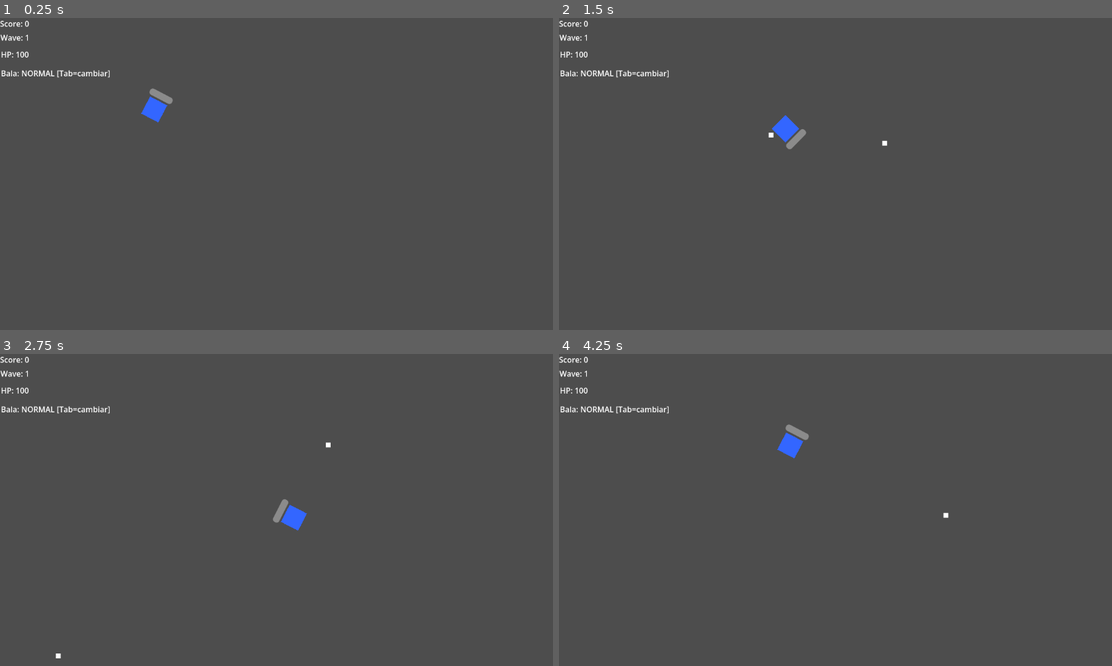
Above: before the commit, frames 1-4 (two rows, left to right).
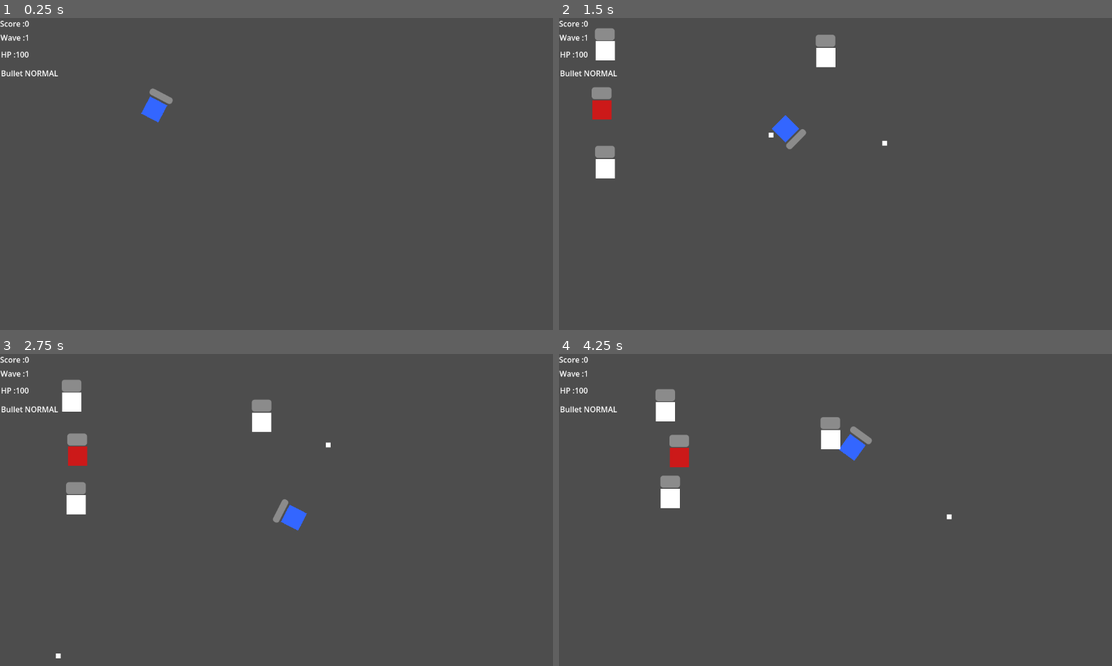
Above: after the commit, the same moments.

Repository: lvaldivia/topicos_videojuegos2026
Game: Godot game, scene res://scenes/Main.tscn
The game is run twice, just before and just after one commit, with the same random seed, the same clock (stepped at 60 frames per second) and the same inputs.
Inputs (mouse positions are in pixels of both pictures, inside the frame that each line leads up to):
- Up to frame 1 (0.25 s): no input
- Up to frame 2 (1.5 s): tap Enter at 0.5 s; move the mouse to (957, 158) at 0.52 s; hold Right (ui_right) 0.53-1.28 s; click (957, 158) at 0.6 s; move the mouse to (724, 189) at 1.27 s; hold Down (ui_down) from 1.28 s (still down); click (724, 189) at 1.35 s
- Up to frame 3 (2.75 s): move the mouse to (331, 441) at 2.02 s; release Down (ui_down) at 2.03 s; hold Right (ui_right) from 2.03 s (still down); click (331, 441) at 2.1 s
- Up to frame 4 (4.25 s): move the mouse to (807, 572) at 2.77 s; release Right (ui_right) at 2.78 s; hold Up (ui_up) 2.78-3.53 s; click (807, 572) at 2.85 s; move the mouse to (1001, 556) at 3.52 s; hold Left (ui_left) from 3.53 s (still down); click (1001, 556) at 3.6 s

The runs differ from the first frame. In frame 1, 0.2% of the frame differs, in the area x 1-20%, y 1-20%; in frame 2, 1.7%; in frame 3, 1.6%; in frame 4, 2.3%, in the area x 1-72%, y 1-54%.

Commit message:
patrones factory, singleton, facade, builder, prototyp

Diff:
--- /dev/null
+++ b/Clase05/scenes/enemies/BossEnemy.tscn
@@ -0,0 +1,26 @@
+[gd_scene format=3 uid="uid://b2wi2jr1tpgpm"]
+
+[ext_resource type="Script" uid="uid://cdsa7bfg68hm0" path="res://scripts/Objects/Enemy/BossEnemy.gd" id="1_y4372"]
+
+[sub_resource type="RectangleShape2D" id="RectangleShape2D_0cjhk"]
+size = Vector2(38, 39)
+
+[node name="BossEnemy" type="CharacterBody2D" unique_id=1898276045]
+script = ExtResource("1_y4372")
+
+[node name="CollisionShape2D" type="CollisionShape2D" parent="." unique_id=1202151700]
+position = Vector2(0, -0.5)
+shape = SubResource("RectangleShape2D_0cjhk")
+
+[node name="Visual" type="ColorRect" parent="." unique_id=1723511415]
+offset_left = -20.0
+offset_top = -20.0
+offset_right = 20.0
+offset_bottom = 20.0
+
+[node name="HealthBar" type="ProgressBar" parent="." unique_id=1593146051]
+offset_left = -21.0
+offset_top = -47.0
+offset_right = 20.0
+offset_bottom = -22.0
+show_percentage = false
--- /dev/null
+++ b/Clase05/scenes/enemies/Goblin.tscn
@@ -0,0 +1,26 @@
+[gd_scene format=3 uid="uid://cyvg80vpv5c10"]
+
+[ext_resource type="Script" uid="uid://dfkt5ldm4njgq" path="res://scripts/Objects/Enemy/Troll.gd" id="1_381q1"]
+
+[sub_resource type="RectangleShape2D" id="RectangleShape2D_0cjhk"]
+size = Vector2(38, 39)
+
+[node name="Goblin" type="CharacterBody2D" unique_id=1898276045]
+script = ExtResource("1_381q1")
+
+[node name="CollisionShape2D" type="CollisionShape2D" parent="." unique_id=1202151700]
+position = Vector2(0, -0.5)
+shape = SubResource("RectangleShape2D_0cjhk")
+
+[node name="Visual" type="ColorRect" parent="." unique_id=1723511415]
+offset_left = -20.0
+offset_top = -20.0
+offset_right = 20.0
+offset_bottom = 20.0
+
+[node name="HealthBar" type="ProgressBar" parent="." unique_id=2028238187]
+offset_left = -21.0
+offset_top = -47.0
+offset_right = 20.0
+offset_bottom = -22.0
+show_percentage = false
--- /dev/null
+++ b/Clase05/scenes/enemies/Troll.tscn
@@ -0,0 +1,26 @@
+[gd_scene format=3 uid="uid://c07v7apw55f6f"]
+
+[ext_resource type="Script" uid="uid://dcq5h7p66d3i1" path="res://scripts/Objects/Enemy/Goblin.gd" id="1_pk1ld"]
+
+[sub_resource type="RectangleShape2D" id="RectangleShape2D_0cjhk"]
+size = Vector2(38, 39)
+
+[node name="Troll" type="CharacterBody2D" unique_id=1898276045]
+script = ExtResource("1_pk1ld")
+
+[node name="CollisionShape2D" type="CollisionShape2D" parent="." unique_id=1202151700]
+position = Vector2(0, -0.5)
+shape = SubResource("RectangleShape2D_0cjhk")
+
+[node name="Visual" type="ColorRect" parent="." unique_id=1723511415]
+offset_left = -20.0
+offset_top = -20.0
+offset_right = 20.0
+offset_bottom = 20.0
+
+[node name="HealthBar" type="ProgressBar" parent="." unique_id=680374101]
+offset_left = -21.0
+offset_top = -47.0
+offset_right = 20.0
+offset_bottom = -22.0
+show_percentage = false
--- /dev/null
+++ b/Clase05/scripts/Builder/EnemyBuilder.gd
@@ -0,0 +1,40 @@
+class_name EnemyBuilder
+extends RefCounted
+
+const GOBLIN = preload("res://scenes/enemies/Goblin.tscn")
+const TROLL = preload("res://scenes/enemies/Troll.tscn")
+const BOSS = preload("res://scenes/enemies/BossEnemy.tscn")
+
+var _scene = GOBLIN
+var _hp : int = -1
+var _spd: float = 1.0
+var _dmg : int  = -1
+var _score : int  = -1
+var _pos: Vector2 = Vector2.ZERO
+var _abilities:Array[String] = []
+
+func from_goblin() ->EnemyBuilder: _scene = GOBLIN; return self
+func from_troll() ->EnemyBuilder: _scene = TROLL; return self
+func from_boss() ->EnemyBuilder: _scene = BOSS; return self
+
+func set_health(hp:int) ->EnemyBuilder: _hp = hp; return self
+func set_speed(spd:float) ->EnemyBuilder: _spd = spd; return self
+func set_position(p:Vector2)->EnemyBuilder: _pos = p; return self
+
+func add_ability(a:String) ->EnemyBuilder: _abilities.append(a); return self
+
+func build() ->Enemy:
+	var e:Enemy = _scene.instantiate()
+	e._setup()
+	if _hp != -1: e.max_health = _hp
+	if _spd != -1: e.speed = _spd
+	if _dmg != -1: e.damage = _dmg
+	e.position = _pos
+	for a in _abilities: _apply(e,a)
+	return e
+
+func _apply(e:Enemy,a:String)->void:
+	match a:
+		"tank": e.max_health = int(e.max_health * 1.5)
+		"speedy" : e.speed *= 1.8
+		"elite" : e.max_health = int(e.max_health*2.0); e.damage = int(e.damage*1.5)
--- a/Clase05/scripts/Facade/GameFacade.gd
+++ b/Clase05/scripts/Facade/GameFacade.gd
@@ -3,6 +3,15 @@
 
 var _parent:Node
 var _player:Player = null
+var _enemies :Array[Enemy] = []
+var _spawn_pts   : Array[Vector2] = [
+	Vector2(50,  50),   Vector2(590, 50),
+	Vector2(50,  330),  Vector2(590, 330),
+	Vector2(320, 30),   Vector2(320, 340),
+	Vector2(30,  190),  Vector2(610, 190),
+]
+signal  wave_completed(wave:int)
+signal player_died()
 
 func setup(parent:Node)->void:
 	_parent = parent
@@ -13,5 +22,48 @@
 	_player = load("res://scenes/characters/Player.tscn").instantiate()
 	_parent.add_child(_player)
 	_player.global_position = pos
+	_player.player_died.connect(_on_player_died_internal)
 	print('[Facade] Player spawn')
 	return _player
+
+func _on_player_died_internal()->void:
+	player_died.emit()
+
+func start_wave(wave:int) ->void:
+	_enemies.clear()
+	GameManager.current_wave = wave
+	GameManager.enemies_alive = 0
+	var new_enemies = EnemyFactory.create_wave(wave,_spawn_pts)
+	for e in new_enemies:
+		_add_enemy(e)
+	if wave >= 1:
+		_spawn_elite_enemy()
+
+func _spawn_elite_enemy()->void:
+	var elite = EnemyBuilder.new() \
+			.from_boss() \
+			.set_position(_spawn_pts[randi() % _spawn_pts.size()]) \
+			.add_ability("tank").build()
+	_add_enemy(elite)
+
+func _add_enemy(e:Enemy)->void:
+	if not e: return
+	_parent.add_child(e)
+	e.global_position = e.position
+	e.enemiy_died.connect(_on_enemy_died)
+	_enemies.append(e)
+	GameManager.enemies_alive +=1
+
+func _on_enemy_died(who:Enemy)->void:
+	_enemies.erase(who)
+	if _enemies.is_empty() and not GameManager.is_game_over:
+		wave_completed.emit(GameManager.current_wave)
+
+func get_status()->Dictionary:
+	return {
+		"wave" : GameManager.current_wave,
+		"score" : GameManager.score,
+		"enemies" : _enemies.size(),
+		"hp" : _player.current_health if _player and is_instance_valid(_player) else 0 ,
+		"bullet" : BulletFactory.BulletType.keys()[_player.current_bullet] if _player else "?"
+	}
--- /dev/null
+++ b/Clase05/scripts/Factory/EnemyFactory.gd
@@ -0,0 +1,39 @@
+class_name EnemyFactory
+extends Node
+
+enum EnemyType {GOBLIN,TROLL, BOSS}
+
+const SCENES:Dictionary = {
+	EnemyType.GOBLIN : preload("res://scenes/enemies/Goblin.tscn"),
+	EnemyType.TROLL : preload("res://scenes/enemies/Troll.tscn"),
+	EnemyType.BOSS : preload("res://scenes/enemies/BossEnemy.tscn")
+}
+
+static  func create(type:EnemyType,pos:Vector2)->Enemy:
+	if not SCENES.has(type):
+		push_error("[EnemyFactory] type unknown :"+str(type))
+		return null
+	var enemy:Enemy = SCENES[type].instantiate()
+	enemy.position = pos
+	print("[EnemyFactory] Enemy created ",EnemyType.keys()[type])
+	return enemy
+
+static func create_wave(wave:int,position:Array[Vector2])->Array[Enemy]:
+	var enemies:Array[Enemy] = []
+	var comp:Array[EnemyType] = _get_composition(wave)
+	for i in comp.size():
+		var e = create(comp[i],position[i%position.size()])
+		if e: enemies.append(e)
+	return enemies
+
+static func _get_composition(wave:int)->Array[EnemyType]:
+	match wave:
+		1: return [EnemyType.GOBLIN,EnemyType.GOBLIN,EnemyType.GOBLIN]
+		2: return [EnemyType.GOBLIN,EnemyType.GOBLIN,EnemyType.TROLL]
+		3: return [EnemyType.GOBLIN,EnemyType.TROLL,EnemyType.GOBLIN,EnemyType.TROLL]
+		_:
+			var comp:Array[EnemyType] = []
+			for i in wave + 1: comp.append(EnemyType.GOBLIN)
+			comp.append(EnemyType.TROLL)
+			comp.append(EnemyType.BOSS)
+			return comp
--- a/Clase05/scripts/Main.gd
+++ b/Clase05/scripts/Main.gd
@@ -2,10 +2,43 @@
 
 
 var facade:GameFacade = GameFacade.new()
+var _wave_timer : float = 0.0
+var _wave_delay : float = 3.0
+
+@onready var ui_score:Label = $UI/ScoreLabel
+@onready var ui_wave:Label = $UI/WaveLabel
+@onready var ui_hp:Label = $UI/HPLabel
+@onready var ui_bullet:Label = $UI/BulletLabel
+@onready var ui_gameoiver:Label = $UI/GameOverLabel
 
 func _ready() -> void:
 	add_child(facade)
 	facade.setup(self)
 	var player: Player = facade.spawn_player()
+	facade.wave_completed.connect(_on_wave_completed)
+	facade.player_died.connect(_on_played_died)
 	await get_tree().create_timer(0.5).timeout
-	print('comenzar olas')
+	facade.start_wave(1)
+
+
+func _process(delta: float) -> void:
+	if GameManager.is_game_over:
+		return
+	var status:Dictionary = facade.get_status()
+	ui_score.text = "Score :" + str(status.score)
+	ui_wave.text = "Wave :" + str(status.wave)
+	ui_hp.text = "HP :"  + str(status.hp)
+	ui_bullet.text = "Bullet "+str(status.bullet)
+
+
+func _on_wave_completed(wave:int)->void:
+	ui_wave.text = "Wave "+str(wave)+ " completed!"
+	await get_tree().create_timer(_wave_delay).timeout
+	if not GameManager.is_game_over:
+		facade.start_wave(wave + 1)
+		ui_wave.text = "Wave "+str(wave+1)
+
+func _on_played_died()->void:
+	ui_gameoiver.text = "GAME OVER \n SCORE: " +str(GameManager.score)
+	ui_gameoiver.visible = true
+	GameManager.is_game_over = true
--- /dev/null
+++ b/Clase05/scripts/Objects/Enemy/BossEnemy.gd
@@ -0,0 +1,9 @@
+class_name BossEnemy
+extends Enemy
+
+func _setup()->void:
+	max_health = 500
+	speed = 60
+	damage = 40
+	score_value = 100
+	if visual: visual.color = Color(0.8,0.1,0.1)
--- a/Clase05/scripts/Objects/Enemy/Enemy.gd
+++ b/Clase05/scripts/Objects/Enemy/Enemy.gd
@@ -3,16 +3,24 @@
 
 @export var max_health: int = 60
 @export var speed :float =80.0
-@export var damaage: int = 10
-@export var score_value = int = 10
+@export var damage: int = 10
+@export var score_value:int = 10
+@export var attack_range: float = 45.0
+@export var attack_rate:float = 1.5
+
 @onready var visual:ColorRect = $Visual
 @onready var health_bar:ProgressBar = $HealthBar
+
 var current_health : int
 var is_alive: bool = true
 var _dot_timer:float = 0.0
 var _dot_duration:float = 0.0
 var _slow_timer:float = 0.0
 var _base_speed: float = 0.0
+var _dot_damage:float = 0.0
+var _atk_timer:float = 0.0
+
+signal enemiy_died(who:Enemy)
 
 func _ready()->void:
 		_setup()
@@ -27,16 +35,27 @@
 
 func _process(delta: float) -> void:
 	if not is_alive: return
+	_atk_timer -=delta
 	_process_dots(delta)
 	_proces_slow(delta)
 	_move_towards_player(delta)
 
 func _move_towards_player(delta:float)->void:
 	var players = get_tree().get_nodes_in_group("player")
-	if players.is_empty():return
+	if players.is_empty():
+		velocity = Vector2.ZERO
+		return
 	var player:Player = players[0]
 	var dir:Vector2 = (player.global_position - global_position).normalized()
-	velocity = dir * speed
+	var dist:float = global_position.distance_to(player.global_position)
+
+	if dist > attack_range:
+		velocity = dir * speed
+	else:
+		velocity = Vector2.ZERO
+		if _atk_timer <= 0.0:
+			_atk_timer = attack_range
+			player.take_damage(damage)
 	move_and_slide()
 
 func _process_dots(delta:float)->void:
@@ -64,4 +83,24 @@
 		die()
 
 func die()->void:
-	pass
+	is_alive = false
+	enemiy_died.emit(self)
+	GameManager.add_score(score_value)
+	GameManager.enemies_alive -= 1
+	if visual: visual.color = Color(0.3,0.3,0.3)
+	await get_tree().create_timer(0.3).timeout
+	queue_free()
+
+func apply_burn(dps:int,duration:float)->void:
+	_dot_damage = dps
+	_dot_duration = duration
+	_dot_timer = 0.0
+
+func apply_poison(dps:int,duration:float)->void:
+	_dot_damage = dps
+	_dot_duration = duration
+	_dot_timer = 0.0
+
+func apply_slow(factor:float,duration:float)->void:
+	speed = _base_speed * factor
+	_slow_timer = duration
--- /dev/null
+++ b/Clase05/scripts/Objects/Enemy/Goblin.gd
@@ -0,0 +1,9 @@
+class_name Goblin
+extends Enemy
+
+func _setup()->void:
+	max_health = 60
+	speed = 100.0
+	damage = 10
+	score_value = 10
+	if visual: visual.color = Color(0.2,0.8,0.2)
--- /dev/null
+++ b/Clase05/scripts/Objects/Enemy/Troll.gd
@@ -0,0 +1,11 @@
+class_name Troll
+extends Enemy
+
+func _setup()->void:
+	max_health = 200
+	speed = 50.0
+	damage = 25
+	score_value = 30
+
+func take_damage(amount:int)->void:
+	super.take_damage(int(amount*0.7))
--- a/Clase05/scripts/Objects/Player.gd
+++ b/Clase05/scripts/Objects/Player.gd
@@ -73,7 +73,7 @@
 
 func take_damage(amount:int)->void:
 	if not is_alive: return
-	current_bullet = clamp(current_bullet-amount,0,max_health)
+	current_health = clamp(current_health-amount,0,max_health)
 	health_bar.value = current_health
 	health_changed.emit(current_health,max_health)
 	if current_health <=0:
Not shown, added: Clase05/scripts/Builder/EnemyBuilder.gd.uid
Not shown, added: Clase05/scripts/Factory/EnemyFactory.gd.uid
Not shown, added: Clase05/scripts/Objects/Enemy/BossEnemy.gd.uid
Not shown, added: Clase05/scripts/Objects/Enemy/Goblin.gd.uid
Not shown, added: Clase05/scripts/Objects/Enemy/Troll.gd.uid
Not shown, added: Clase05/scenes/Main.tscn4353995990.tmp
Not shown, added: Clase05/scenes/Main.tscn8417595487.tmp
